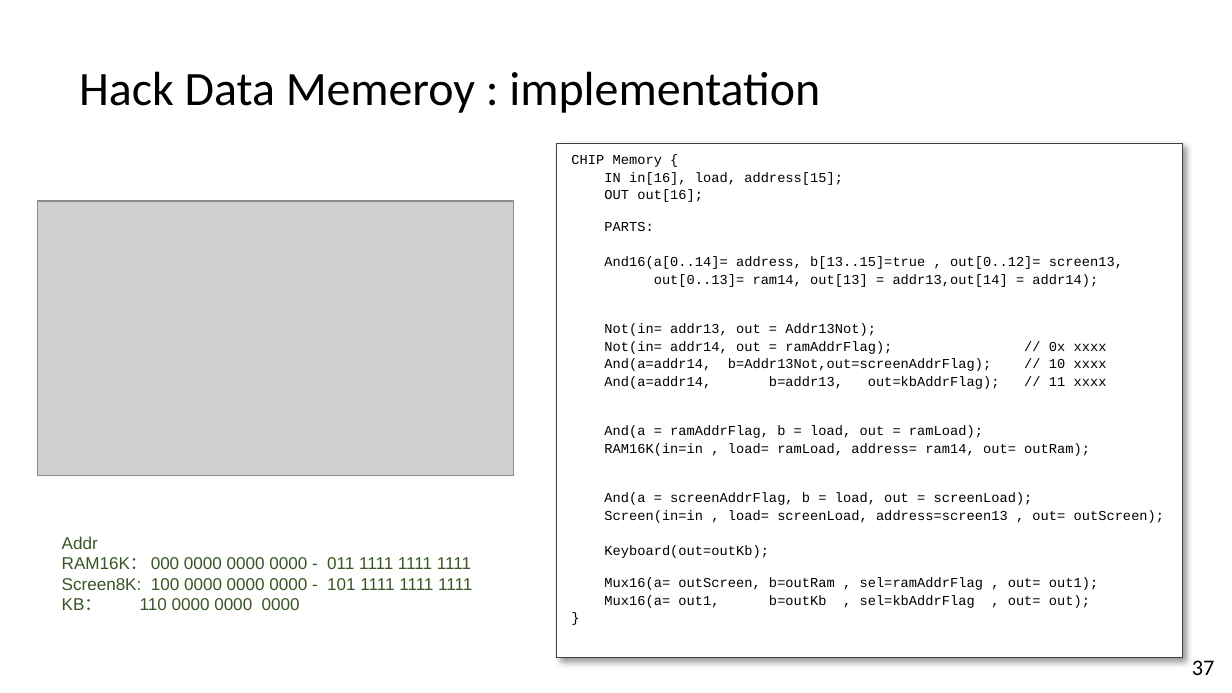
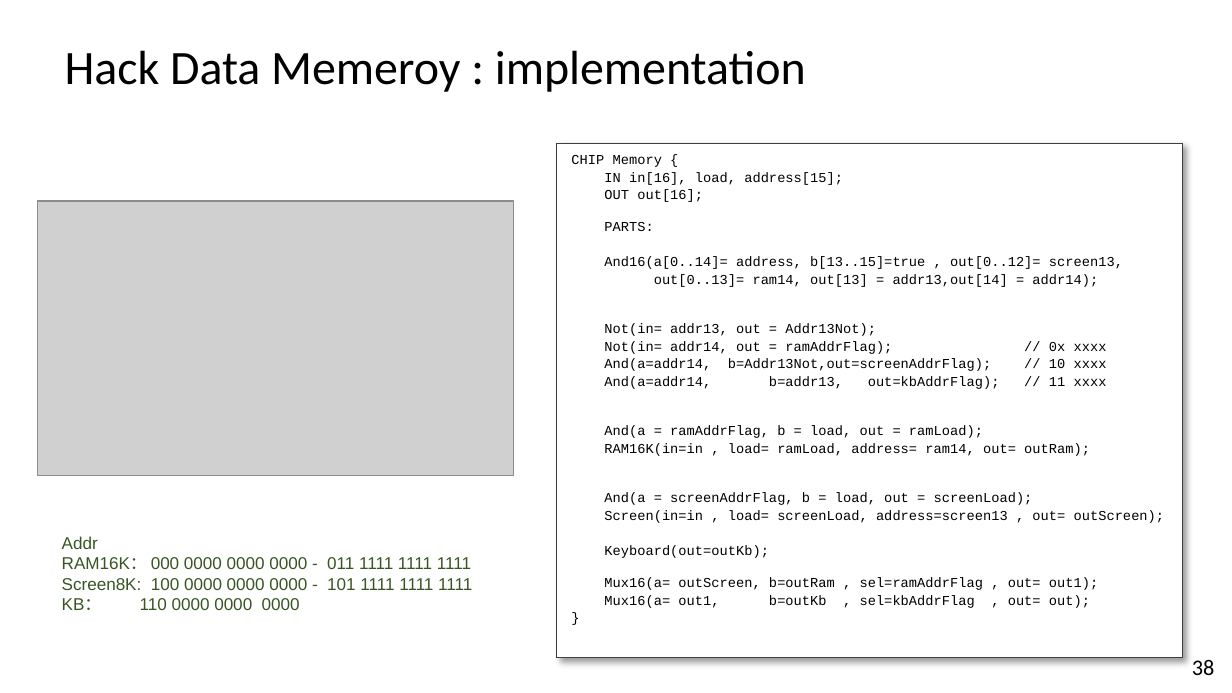
Before and after one commit to vcboy1/Leeds, a slide deck: slide 38 of 26fall/1860/Lecture/All HDL.pptx (slide 37 before the commit). Drawn at 1232x693 pixels with LibreOffice and Linux fonts; fonts in the diff are those of the drawing; grey boxes stand for pictures; background and template pictures are left out. Boxes give left, top, right and bottom in pixels: in the first picture for what was removed or moved away, otherwise in the second. Text is boxed around its words. In the diff, an @@ line names an element or a change of style, - is before the commit and + after.

```diff
--- a/26fall/1860/Lecture/All HDL.pptx
+++ b/26fall/1860/Lecture/All HDL.pptx
@@ text "Hack Data Memeroy : implementation": place and size @@
-text "Hack Data Memeroy : implementation" at (79, 71, 820, 113)
+text "Hack Data Memeroy : implementation" at (65, 50, 806, 92)
@@ page number at (1192, 659, 1214, 675): text changed @@
-37
+38
```
Also in this commit, not shown: 3 other slides changed, 1 slide added, 6 other files.
